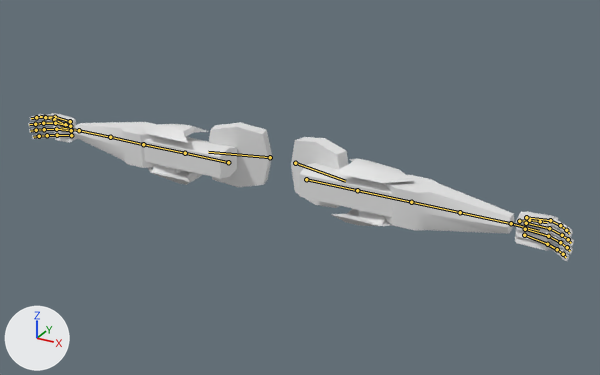
Renders of the Blender file blender/finger.blend from each side of a commit.
One viewpoint serves both versions: a camera (50 mm lens) standing at (1.279, -2.079, 2.605) and looking at (0.216, -0.148, 1.64). The axes (+X, +Y, +Z) are drawn at lower left. The lights are the same throughout. The bones that bend it are drawn over the model as lines.

Names of what the first picture shows: 'finger'.
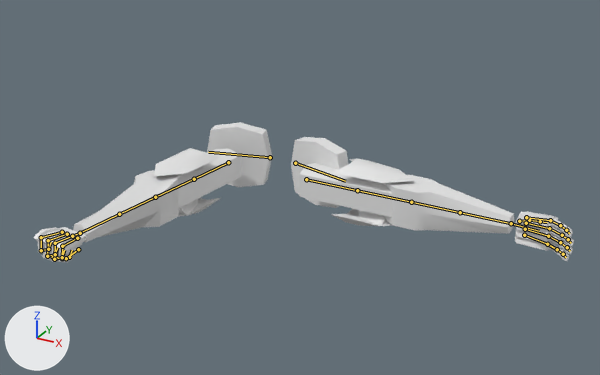
The newer file adds an action. The first version stands in its rest pose; the second is drawn at frame 6 of the action 'punch'.

Changed parts and their boxes [x1, y1, x2, y2] in the pictures (600 x 375 px):
'finger', posed
    before: [28, 113, 574, 261]
    after: [33, 122, 574, 262]

The change, as a list of edits to the scene's bpy script:
```text
Change bone_f_index_01_r:
    where bone_f_index_01_r = bpy.data.objects['RIG-finger'].pose.bones['f_index.01.R']  # child of 'MCH-f_index.01_drv.R'
    bone_f_index_01_r.rotation_quaternion: (1.0, 0.0, 0.0, 0.0) -> (0.838, 0.546, 0.0, 0.0)  # degrees (0, 0, 0) -> degrees (66, 0, 0)
Change bone_f_index_02_r:
    where bone_f_index_02_r = bpy.data.objects['RIG-finger'].pose.bones['f_index.02.R']  # child of 'MCH-f_index.02_drv.R'
    bone_f_index_02_r.rotation_quaternion: (1.0, 0.0, 0.0, 0.0) -> (0.838, 0.546, 0.0, 0.0)  # degrees (0, 0, 0) -> degrees (66, 0, 0)
Change bone_f_index_03_r:
    where bone_f_index_03_r = bpy.data.objects['RIG-finger'].pose.bones['f_index.03.R']  # child of 'MCH-f_index.03_drv.R'
    bone_f_index_03_r.rotation_quaternion: (1.0, 0.0, 0.0, 0.0) -> (0.838, 0.546, 0.0, 0.0)  # degrees (0, 0, 0) -> degrees (66, 0, 0)
Change bone_thumb_01_r:
    where bone_thumb_01_r = bpy.data.objects['RIG-finger'].pose.bones['thumb.01.R']  # child of 'MCH-thumb.01_drv.R'
    bone_thumb_01_r.rotation_quaternion: (1.0, 0.0, 0.0, 0.0) -> (0.941, 0.286, 0.01, -0.18)  # degrees (0, 0, 0) -> degrees (33, 7, -20)
Change bone_thumb_02_r:
    where bone_thumb_02_r = bpy.data.objects['RIG-finger'].pose.bones['thumb.02.R']  # child of 'MCH-thumb.02_drv.R'
    bone_thumb_02_r.rotation_quaternion: (1.0, 0.0, 0.0, 0.0) -> (0.968, 0.213, -0.034, -0.128)  # degrees (0, 0, 0) -> degrees (25, -1, -15)
Change bone_thumb_03_r:
    where bone_thumb_03_r = bpy.data.objects['RIG-finger'].pose.bones['thumb.03.R']  # child of 'MCH-thumb.03_drv.R'
    bone_thumb_03_r.rotation_quaternion: (1.0, 0.0, 0.0, 0.0) -> (0.987, 0.137, -0.036, -0.082)  # degrees (0, 0, 0) -> degrees (16, -3, -10)
Change bone_f_middle_01_r:
    where bone_f_middle_01_r = bpy.data.objects['RIG-finger'].pose.bones['f_middle.01.R']  # child of 'MCH-f_middle.01_drv.R'
    bone_f_middle_01_r.rotation_quaternion: (1.0, 0.0, 0.0, 0.0) -> (0.838, 0.546, 0.0, 0.0)  # degrees (0, 0, 0) -> degrees (66, 0, 0)
Change bone_f_middle_02_r:
    where bone_f_middle_02_r = bpy.data.objects['RIG-finger'].pose.bones['f_middle.02.R']  # child of 'MCH-f_middle.02_drv.R'
    bone_f_middle_02_r.rotation_quaternion: (1.0, 0.0, 0.0, 0.0) -> (0.838, 0.546, 0.0, 0.0)  # degrees (0, 0, 0) -> degrees (66, 0, 0)
Change bone_f_middle_03_r:
    where bone_f_middle_03_r = bpy.data.objects['RIG-finger'].pose.bones['f_middle.03.R']  # child of 'MCH-f_middle.03_drv.R'
    bone_f_middle_03_r.rotation_quaternion: (1.0, 0.0, 0.0, 0.0) -> (0.838, 0.546, 0.0, 0.0)  # degrees (0, 0, 0) -> degrees (66, 0, 0)
Change bone_f_ring_01_r:
    where bone_f_ring_01_r = bpy.data.objects['RIG-finger'].pose.bones['f_ring.01.R']  # child of 'MCH-f_ring.01_drv.R'
    bone_f_ring_01_r.rotation_quaternion: (1.0, 0.0, 0.0, 0.0) -> (0.838, 0.546, 0.0, 0.0)  # degrees (0, 0, 0) -> degrees (66, 0, 0)
Change bone_f_ring_02_r:
    where bone_f_ring_02_r = bpy.data.objects['RIG-finger'].pose.bones['f_ring.02.R']  # child of 'MCH-f_ring.02_drv.R'
    bone_f_ring_02_r.rotation_quaternion: (1.0, 0.0, 0.0, 0.0) -> (0.838, 0.546, 0.0, 0.0)  # degrees (0, 0, 0) -> degrees (66, 0, 0)
Change bone_f_ring_03_r:
    where bone_f_ring_03_r = bpy.data.objects['RIG-finger'].pose.bones['f_ring.03.R']  # child of 'MCH-f_ring.03_drv.R'
    bone_f_ring_03_r.rotation_quaternion: (1.0, 0.0, 0.0, 0.0) -> (0.838, 0.546, 0.0, 0.0)  # degrees (0, 0, 0) -> degrees (66, 0, 0)
Change bone_f_pinky_01_r:
    where bone_f_pinky_01_r = bpy.data.objects['RIG-finger'].pose.bones['f_pinky.01.R']  # child of 'MCH-f_pinky.01_drv.R'
    bone_f_pinky_01_r.rotation_quaternion: (1.0, 0.0, 0.0, 0.0) -> (0.838, 0.546, 0.0, 0.0)  # degrees (0, 0, 0) -> degrees (66, 0, 0)
Change bone_f_pinky_02_r:
    where bone_f_pinky_02_r = bpy.data.objects['RIG-finger'].pose.bones['f_pinky.02.R']  # child of 'MCH-f_pinky.02_drv.R'
    bone_f_pinky_02_r.rotation_quaternion: (1.0, 0.0, 0.0, 0.0) -> (0.838, 0.546, 0.0, 0.0)  # degrees (0, 0, 0) -> degrees (66, 0, 0)
Change bone_f_pinky_03_r:
    where bone_f_pinky_03_r = bpy.data.objects['RIG-finger'].pose.bones['f_pinky.03.R']  # child of 'MCH-f_pinky.03_drv.R'
    bone_f_pinky_03_r.rotation_quaternion: (1.0, 0.0, 0.0, 0.0) -> (0.838, 0.546, 0.0, 0.0)  # degrees (0, 0, 0) -> degrees (66, 0, 0)
Change bone_hand_ik_r:
    where bone_hand_ik_r = bpy.data.objects['RIG-finger'].pose.bones['hand_ik.R']  # child of 'MCH-hand_ik.parent.R'
    bone_hand_ik_r.location: (0.0, 0.0, 0.0) -> (0.596, -0.646, 0.016)
    bone_hand_ik_r.rotation_quaternion: (1.0, 0.0, 0.0, 0.0) -> (0.533, 0.53, -0.512, 0.415)  # degrees (0, 0, 0) -> degrees (122, -81, -38)
```
